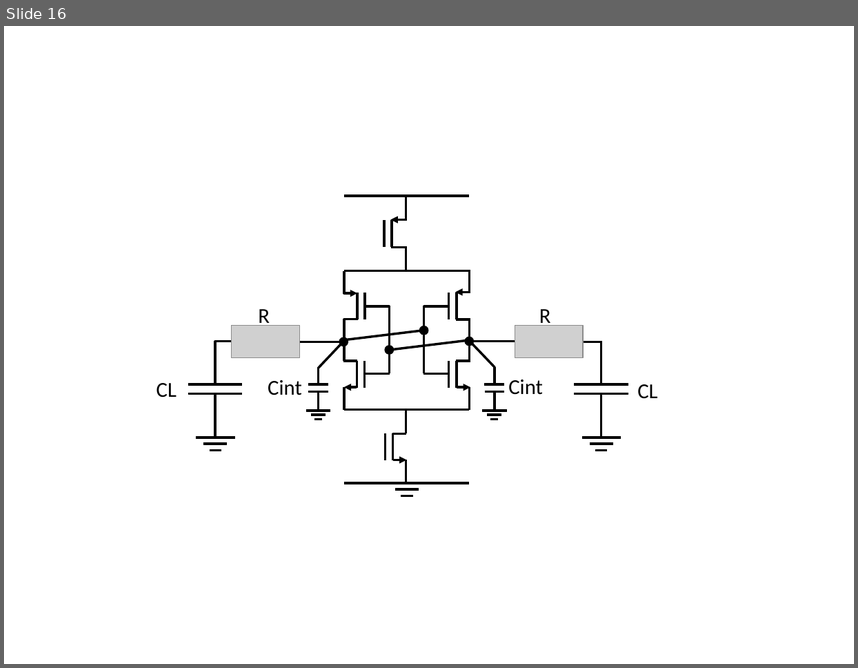
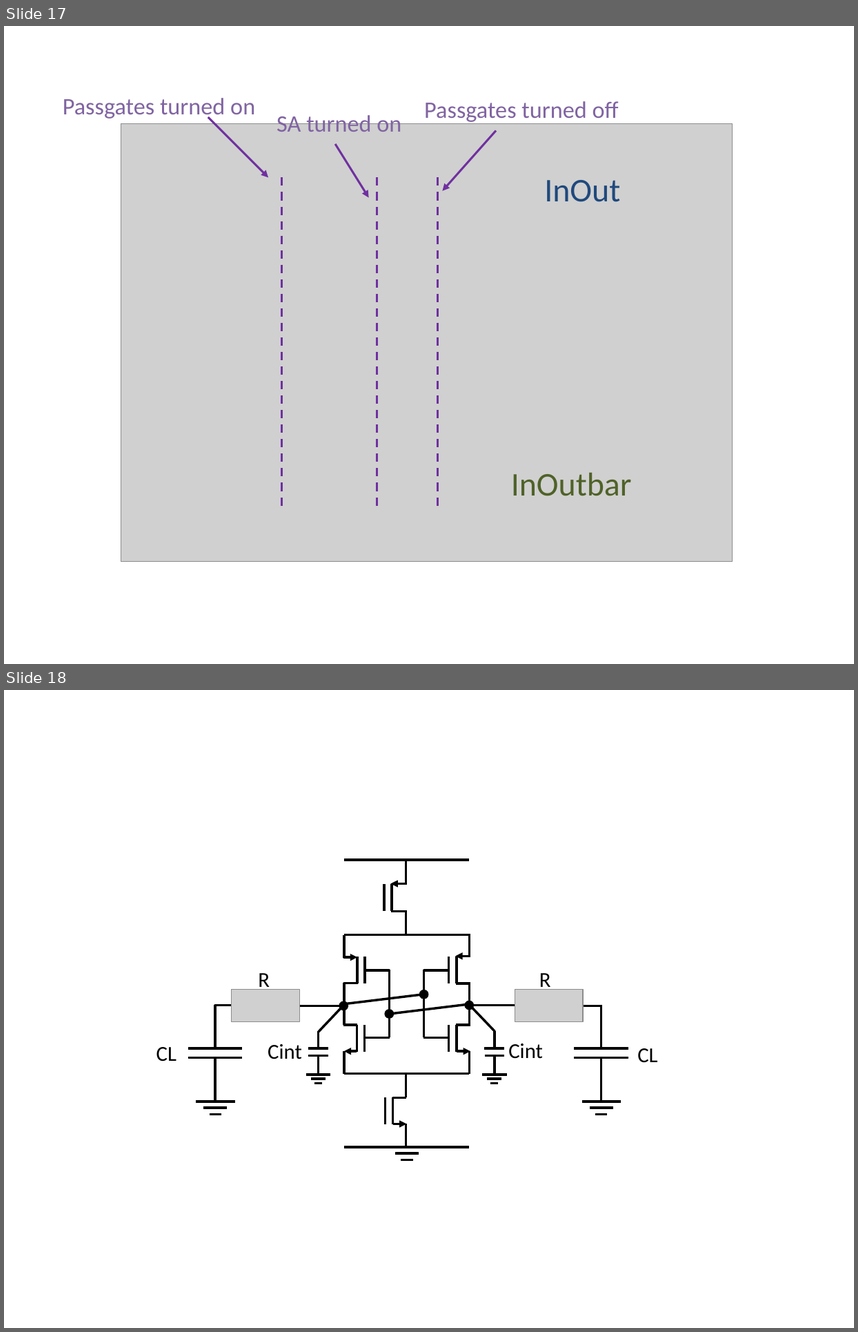
Before and after one commit to alexander-standaert/Thesis-Design-of-RRam, a slide deck: Thesis/fig/figure presentation.pptx. Shown one above the other, each under a label of ours: slide 16 before the commit, slides 17 and 18 after it. The pictures are 858x668 and 858x1332 pixels, drawn with LibreOffice and Linux fonts; fonts in the diff are those of the drawing; grey boxes stand for pictures. Boxes give left, top, right and bottom in pixels: in the first picture for what was removed or moved away, otherwise in the second. Text is boxed around its words. In the diff, an @@ line names an element or a change of style, - is before the commit and + after.

```diff
--- a/Thesis/fig/figure presentation.pptx
+++ b/Thesis/fig/figure presentation.pptx
@@ slide 17 added at (4, 26, 854, 664), background #FFFFFF @@
@@ text added at (63, 98, 255, 121), 20 pt, text #8064A2 @@
+Passgates turned on
@@ text added at (424, 101, 619, 124), 20 pt, text #8064A2 @@
+Passgates turned off
@@ picture added at (121, 124, 733, 561) @@
@@ arrow added from (208, 117) to (268, 177), #7030A0 1.75 pt @@
@@ text added at (277, 112, 401, 132), 20 pt, text #8064A2 @@
+SA turned on
@@ arrow added from (335, 144) to (369, 198), #7030A0 1.75 pt @@
@@ arrow added from (496, 131) to (443, 191), #7030A0 1.75 pt @@
@@ line added from (282, 177) to (282, 506), #7030A0 1.75 pt dashed @@
@@ line added from (377, 177) to (377, 506), #7030A0 1.75 pt dashed @@
@@ line added from (437, 177) to (437, 506), #7030A0 1.75 pt dashed @@
@@ text added at (544, 180, 620, 202), 28 pt, text #1F497D @@
+InOut
@@ text added at (511, 472, 632, 496), 28 pt, text #4F6228 @@
+InOutbar
@@ what was slide 16 is now slide 18 @@
```
Also in this commit, not shown: 1 slide changed, 1 other slide added, 26 other files.
